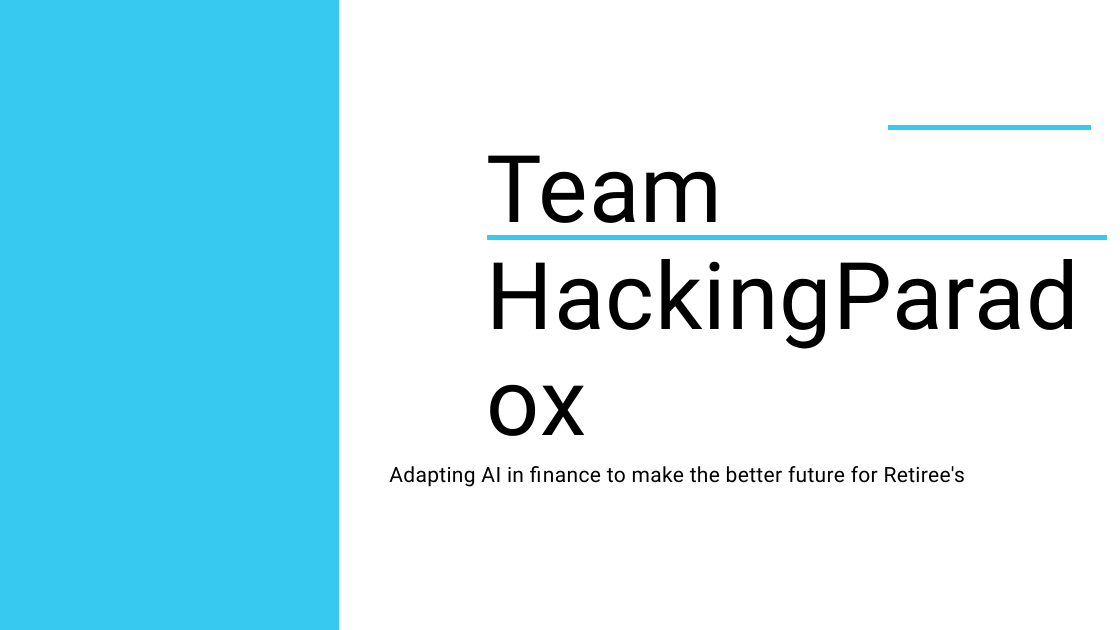
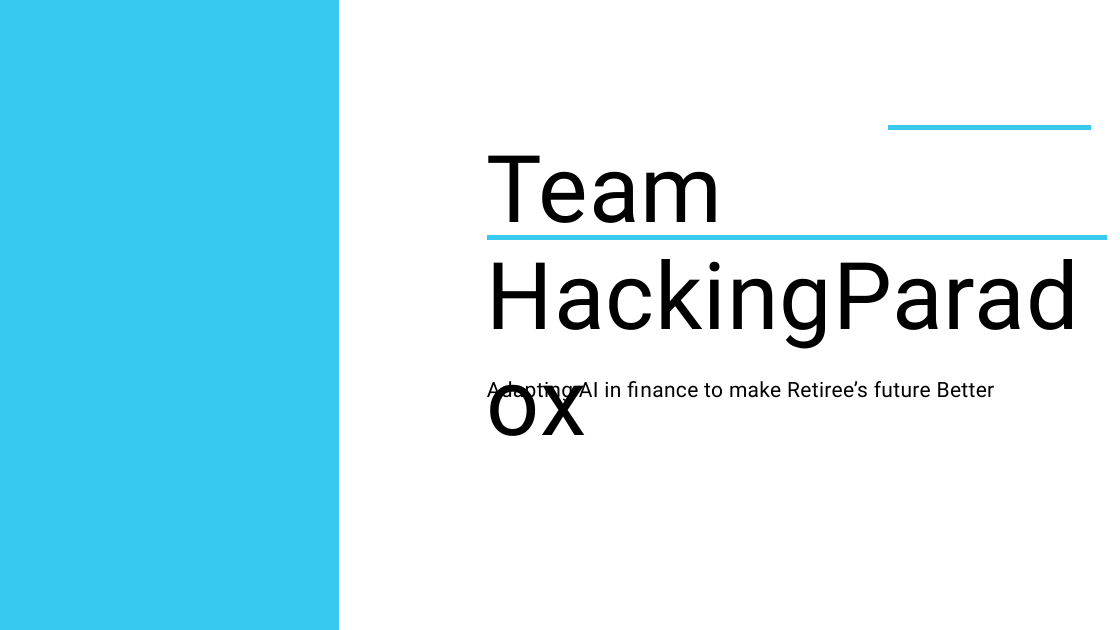
Before and after one commit to satyacodermk/T3_AI_Hackathon_Team_HackingParadox, a slide deck: slide 1 of Prototype.pptx. Drawn at 1120x630 pixels with LibreOffice and Linux fonts; fonts in the diff are those of the drawing. Boxes give left, top, right and bottom in pixels: in the first picture for what was removed or moved away, otherwise in the second. Text is boxed around its words. In the diff, an @@ line names an element or a change of style, - is before the commit and + after.

```diff
--- a/Prototype.pptx
+++ b/Prototype.pptx
@@ text at (x1=487, y1=381, x2=995, y2=403): text changed @@
-Adapting AI in finance to make the better future for Retiree's
+Adapting AI in finance to make Retiree’s future Better
```
Also in this commit, not shown: 1 other slide changed.
